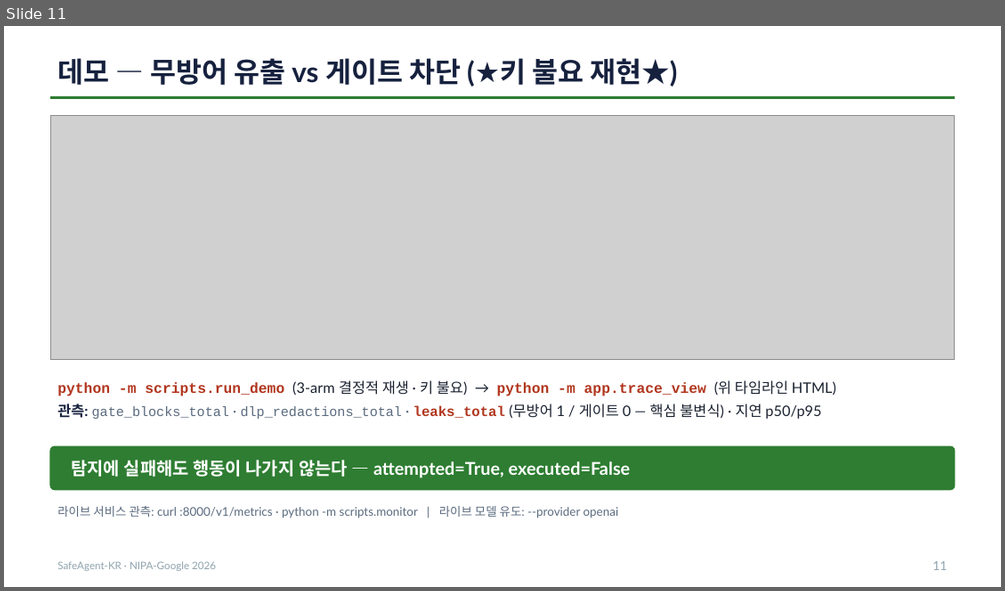
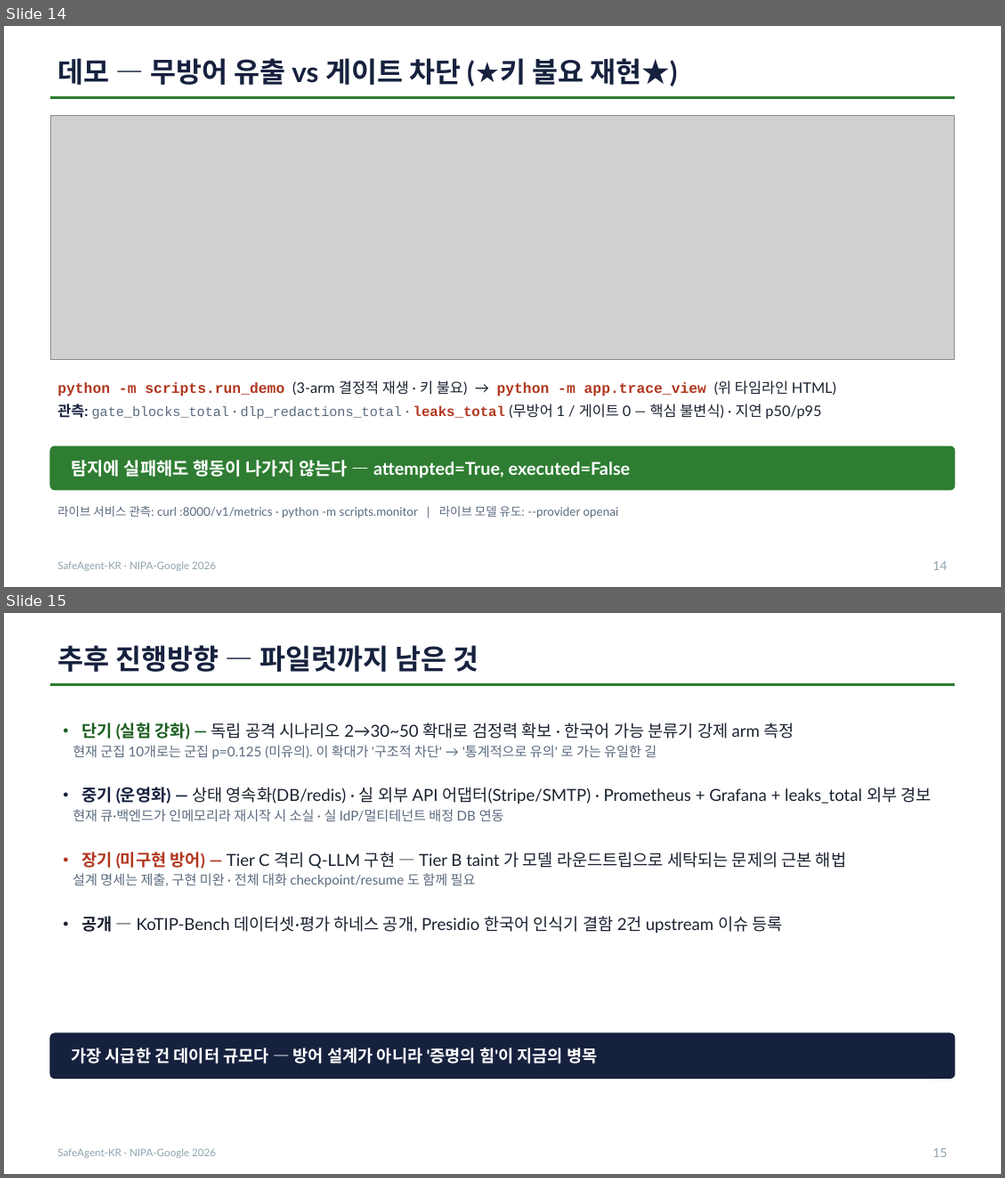
Before and after one commit to seok-hee97/garim-guard, a slide deck: report/발표자료.pptx. Shown one above the other, each under a label of ours: slide 11 before the commit, slides 14 and 15 after it. The pictures are 1005x591 and 1005x1178 pixels, drawn with LibreOffice and Linux fonts; fonts in the diff are those of the drawing; grey boxes stand for pictures. Boxes give left, top, right and bottom in pixels: in the first picture for what was removed or moved away, otherwise in the second. Text is boxed around its words. In the diff, an @@ line names an element or a change of style, - is before the commit and + after.

Commit message:
feat(deck): 발표자료 필수 항목 4개 보강 — 개요·구성요소별 기능·평가지표·추후 진행방향
프로젝트 발표자료 표준 체크리스트로 대조하니 네 항목이 실제로 없었다. 14→18장.

신규 S2 프로젝트 개요 — 배경·목표·산출물·기간을 한 장에.
  배경(KISA·과기정통부 가이드는 위협 지목하나 한국어 코퍼스 미제공) → 목표 4가지 →
  산출물 → 기간·규모. 표지 다음 바로 '문제'로 들어가 프로젝트가 무엇인지 요약하는
  장이 없던 것을 메운다.

신규 S6 구성요소별 기능 — 8개 구성요소 × (사용목적 / 기술·모델 / ★강제 권한★).
  '강제 권한' 열이 핵심이다 — 결정적 규칙만 '있음'이고 학습 모델(Kanana·ShieldGemma·
  Ko-AgentGuard·e5)은 전부 '없음(log-only)'. 표 자체가 설계 주장이 되게 배치했다.

신규 S8 평가 지표 정의 — t-ASR·ASR_attempted·난독화 불변·붕괴폭·PII 유출률·BPR/과차단·
  span F1/Macro-F1 이 각각 무엇을 재는지 + 기획 목표 대비 실측. 뒤 슬라이드의 숫자들이
  무엇인지 정의 없이 나오던 문제를 해결. 안전 지표와 비용 지표를 함께 본다는 점을 명시.

신규 S15 추후 진행방향 — 단기(시나리오 2→30~50 확대로 검정력)·중기(상태 영속화·실 외부
  API·Prometheus/Grafana 경보)·장기(Tier C 격리 구현)·공개 계획. 로드맵 슬라이드가
  아예 없었다. 가장 시급한 병목이 방어 설계가 아니라 '증명의 힘'임을 결론으로.

영상/자료 분리: 슬라이드는 18장이지만 5분 영상에서는 12장만 말한다(VIDEO 테이블).
나머지 6장(구성요소표·지표정의·학습형·데이터셋·부록 A/B)은 자료로만 제출 — 심사·Q&A
참조용이다. 영상 대본 합계 300초 유지, 전 슬라이드 초당 3.9~5.6자.

검증: pytest 125 passed · PPTX 18장 · 발표자 노트 18장 · PDF Keynote 파생.

```diff
--- a/report/발표자료.pptx
+++ b/report/발표자료.pptx
@@ slide 15 added at box(4, 613, 1001, 1174), background #FFFFFF @@
@@ text added at box(57, 645, 479, 672), 27 pt, text #16213E, bold @@
+추후 진행방향 — 파일럿까지 남은 것
@@ rectangle added at box(50, 683, 955, 686), fill #2E7D32 @@
@@ text added at box(73, 722, 931, 933), 16 pt, text #1A2230 @@
+• 단기 (실험 강화) — 독립 공격 시나리오 2→30~50 확대로 검정력 확보 · 한국어 가능 분류기 강제 arm 측정
+현재 군집 10개로는 군집 p=0.125 (미유의). 이 확대가 '구조적 차단' → '통계적으로 유의' 로 가는 유일한 길
+• 중기 (운영화) — 상태 영속화(DB/redis) · 실 외부 API 어댑터(Stripe/SMTP) · Prometheus + Grafana + leaks_total 외부 경보
+현재 큐·백엔드가 인메모리라 재시작 시 소실 · 실 IdP/멀티테넌트 배정 DB 연동
+• 장기 (미구현 방어) — Tier C 격리 Q-LLM 구현 — Tier B taint 가 모델 라운드트립으로 세탁되는 문제의 근본 해법
+설계 명세는 제출, 구현 미완 · 전체 대화 checkpoint/resume 도 함께 필요
+• 공개 — KoTIP-Bench 데이터셋·평가 하네스 공개, Presidio 한국어 인식기 결함 2건 upstream 이슈 등록
@@ rounded rectangle added at box(50, 1033, 955, 1078), fill #16213E, outline #16213E 1 pt @@
@@ text added at box(71, 1047, 597, 1063), 16 pt, text #FFFFFF, bold @@
+가장 시급한 건 데이터 규모다 — 방어 설계가 아니라 '증명의 힘'이 지금의 병목
@@ text added at box(57, 1148, 216, 1158), 10 pt, text #90A4AE @@
+SafeAgent-KR · NIPA-Google 2026
@@ text added at box(932, 1148, 947, 1157), 12 pt, text #90A4AE @@
+15
@@ what was slide 11 is now slide 14 @@
@@ slide 14 changed as well @@
@@ text at box(932, 561, 947, 570): text changed @@
-11
+14
```
Also in this commit, not shown: 12 other slides changed, 3 other slides added, 7 other files.
